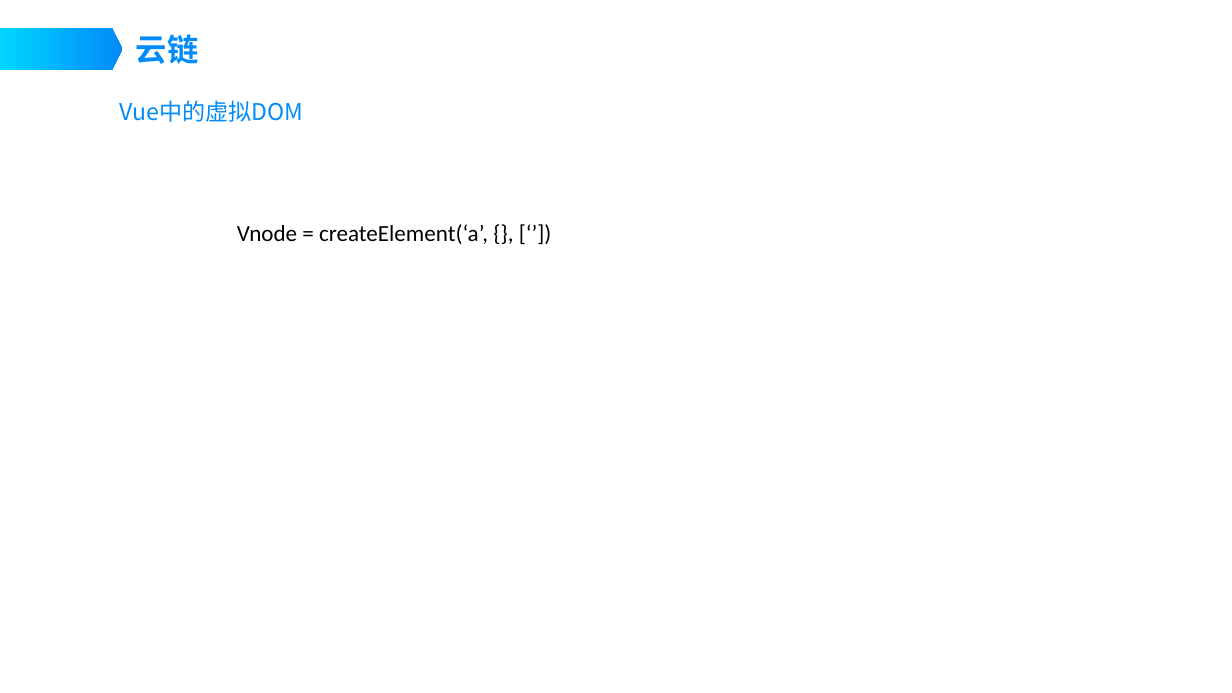
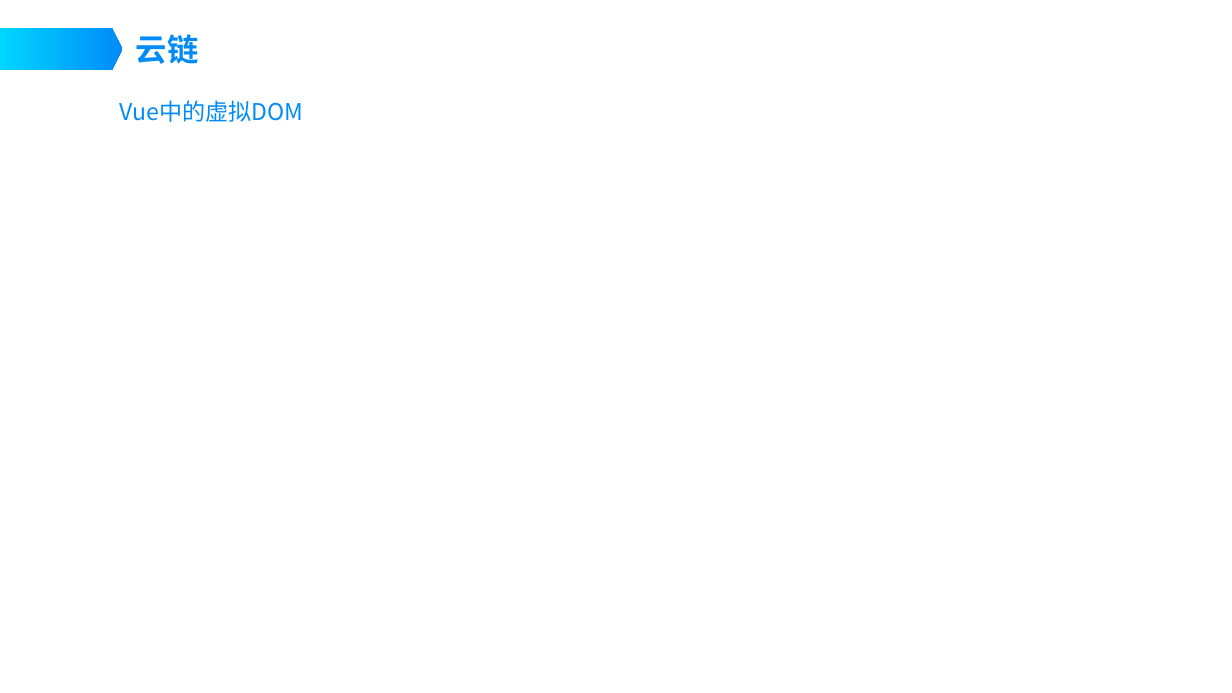
Before and after one commit to liubei90/vdom-ppt, a slide deck: slide 15 of vdom.pptx (slide 14 before the commit). Drawn at 1232x693 pixels with LibreOffice and Linux fonts; fonts in the diff are those of the drawing; background and template pictures are left out. Boxes give left, top, right and bottom in pixels: in the first picture for what was removed or moved away, otherwise in the second. Text is boxed around its words. In the diff, an @@ line names an element or a change of style, - is before the commit and + after.

```diff
--- a/vdom.pptx
+++ b/vdom.pptx
@@ text removed at [237, 224, 488, 244] @@
-Vnode = createElement(‘a’, {}, [‘’])
```
Also in this commit, not shown: 2 other slides changed, 1 slide added, 1 other file.
